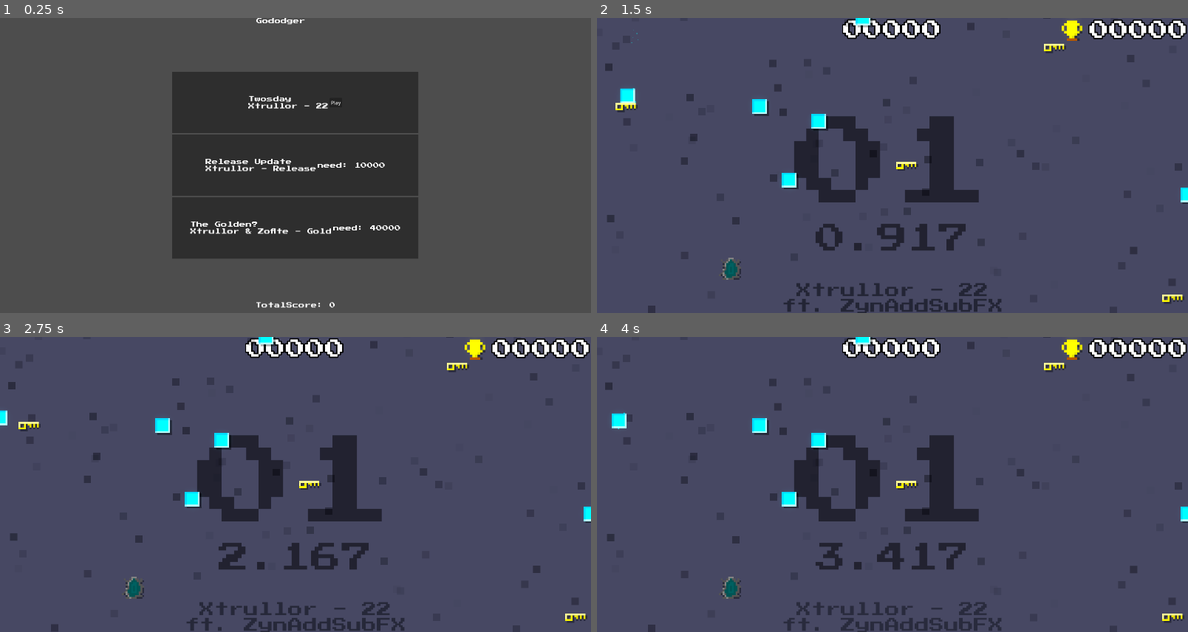
Above: before the commit, frames 1-4 (two rows, left to right).
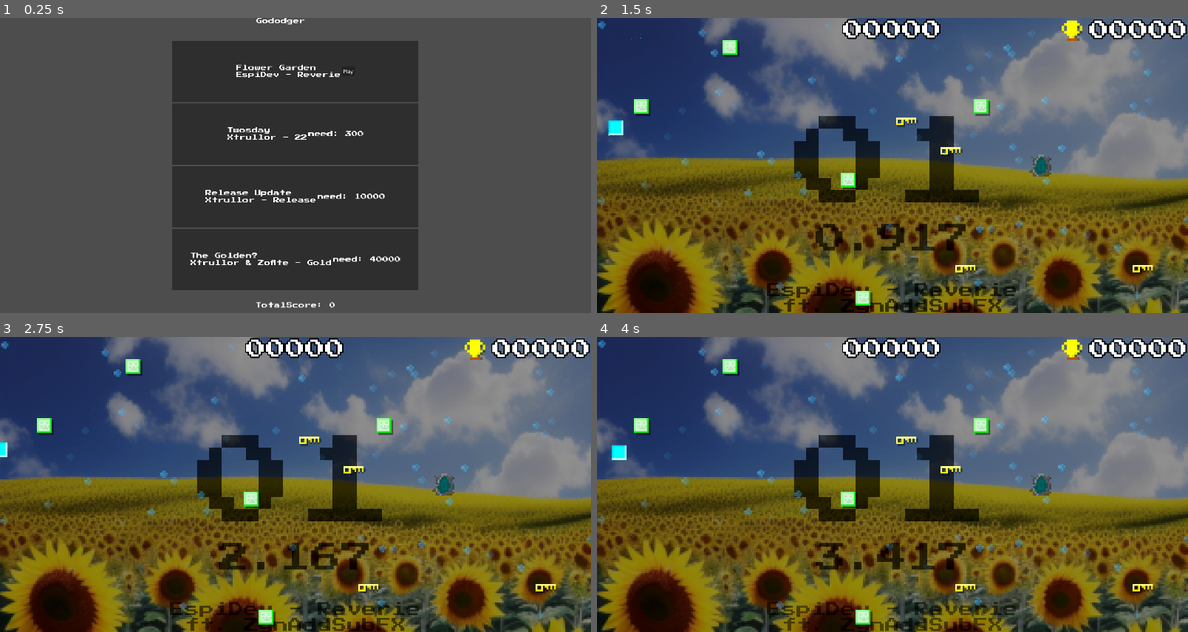
Above: after the commit, the same moments.

Repository: veprogames/gododger
Game: Godot game, scene res://mainmenu/main_menu.tscn
Two runs of this game, one before a commit and one after it. Both use one fixed random seed, a clock stepped at 60 frames per second and the inputs below.
Inputs (mouse positions are in pixels of both pictures, inside the frame that each line leads up to):
- Up to frame 1 (0.25 s): no input
- Up to frame 2 (1.5 s): click "Play" at 0.5 s; move the mouse to (922, 165) at 1.27 s
- Up to frame 3 (2.75 s): move the mouse to (265, 484) at 2.02 s
- Up to frame 4 (4 s): move the mouse to (904, 478) at 2.77 s; move the mouse to (886, 490) at 3.52 s

The runs differ from the first frame. In frame 1, 11% of the frame differs, in the area x 29-71%, y 0-99%; in frame 2, 87%, in the area x 0-100%, y 0-100%; in frame 3, 87%; in frame 4, 87%.

Commit message:
design first 2 levels (reverie, 22)

Diff:
--- a/level/level.gd
+++ b/level/level.gd
@@ -42,7 +42,7 @@
 func get_score() -> int:
 	var time_per_level := elapsed / (level + 1)
 	var difficulty_modifier := difficulty_multiplier ** 1.5
-	return int(10 * level ** 1.2 / time_per_level * score_multiplier * difficulty_modifier)
+	return int(10 * level ** 1.15 / time_per_level * score_multiplier * difficulty_modifier)
 
 func _on_player_finished() -> void:
 	level += 1
--- a/level/level.tscn
+++ b/level/level.tscn
@@ -27,8 +27,6 @@
 initial_velocity_max = 20.0
 orbit_velocity_min = 0.0
 orbit_velocity_max = 0.0
-scale_min = 4.0
-scale_max = 4.0
 color = Color(0, 0, 0, 0.392157)
 color_ramp = SubResource("GradientTexture1D_338jt")
 
@@ -73,12 +71,19 @@
 layer = -10
 
 [node name="ColorRect" type="ColorRect" parent="CanvasLayer"]
+visible = false
 anchors_preset = 15
 anchor_right = 1.0
 anchor_bottom = 1.0
 grow_horizontal = 2
 grow_vertical = 2
 color = Color(0.2, 0.203922, 0.286275, 1)
+metadata/_edit_lock_ = true
+
+[node name="TextureRect" type="TextureRect" parent="CanvasLayer"]
+offset_right = 40.0
+offset_bottom = 40.0
+scale = Vector2(6, 6)
 metadata/_edit_lock_ = true
 
 [node name="Objects" type="Node2D" parent="."]
--- /dev/null
+++ b/level/levels/espireverie.tres
@@ -0,0 +1,11 @@
+[gd_resource type="Resource" script_class="LevelData" load_steps=2 format=3 uid="uid://bbgwqe18xgjta"]
+
+[ext_resource type="Script" path="res://level/level_data.gd" id="1_agiwn"]
+
+[resource]
+script = ExtResource("1_agiwn")
+requirement = 0
+id = "espireverie"
+title = "Flower Garden"
+song = "EspiDev - Reverie"
+scene_path = "res://level/levels/level_espi_reverie.tscn"
--- /dev/null
+++ b/level/levels/level_espi_reverie.tscn
@@ -0,0 +1,52 @@
+[gd_scene load_steps=12 format=3 uid="uid://bxjjvvec3c20f"]
+
+[ext_resource type="PackedScene" uid="uid://b2nlenin7f3m" path="res://level/level.tscn" id="1_y81cq"]
+[ext_resource type="Resource" uid="uid://bbgwqe18xgjta" path="res://level/levels/espireverie.tres" id="2_rh7pw"]
+[ext_resource type="PackedScene" uid="uid://6ofo34fitnot" path="res://behavior/move/periodic_move_behavior.tscn" id="3_2hnai"]
+[ext_resource type="Texture2D" uid="uid://dloqf4b4fm0pr" path="res://level/particles/raindrop.png" id="3_i7r8p"]
+[ext_resource type="Texture2D" uid="uid://5j6ju7p3mwng" path="res://enemy/green.png" id="3_qo460"]
+[ext_resource type="Texture2D" uid="uid://dnbgm0us2nyti" path="res://level/levels/espireverie.png" id="3_uki7y"]
+[ext_resource type="AudioStream" uid="uid://chu7yjc5uesww" path="res://music/espidev_reverie.ogg" id="4_hwney"]
+[ext_resource type="PackedScene" uid="uid://bopfny4t8y4h4" path="res://behavior/shoot/periodic_shoot_behavior.tscn" id="4_vg5jn"]
+
+[sub_resource type="Gradient" id="Gradient_hlobh"]
+offsets = PackedFloat32Array(0.0222222, 0.281481, 1)
+colors = PackedColorArray(1, 1, 1, 0, 1, 1, 1, 1, 1, 1, 1, 0)
+
+[sub_resource type="GradientTexture1D" id="GradientTexture1D_338jt"]
+gradient = SubResource("Gradient_hlobh")
+
+[sub_resource type="ParticleProcessMaterial" id="ParticleProcessMaterial_qcnyp"]
+emission_shape = 3
+emission_box_extents = Vector3(300, 200, 1)
+particle_flag_disable_z = true
+direction = Vector3(0, 1, 0)
+spread = 0.0
+gravity = Vector3(0, 0, 0)
+initial_velocity_min = 20.0
+initial_velocity_max = 40.0
+orbit_velocity_min = 0.0
+orbit_velocity_max = 0.0
+color = Color(1, 1, 1, 0.392157)
+color_ramp = SubResource("GradientTexture1D_338jt")
+hue_variation_min = 1.0
+hue_variation_max = 1.0
+
+[node name="LevelEspiReverie" instance=ExtResource("1_y81cq")]
+difficulty_multiplier = 0.5
+level_data = ExtResource("2_rh7pw")
+
+[node name="BGParticles" parent="Camera2D" index="0"]
+process_material = SubResource("ParticleProcessMaterial_qcnyp")
+texture = ExtResource("3_i7r8p")
+
+[node name="EnemySpawner" parent="." index="2"]
+enemy_sprite = ExtResource("3_qo460")
+move_behaviors = Array[PackedScene]([ExtResource("3_2hnai")])
+shoot_behaviors = Array[PackedScene]([ExtResource("4_vg5jn")])
+
+[node name="TextureRect" parent="CanvasLayer" index="1"]
+texture = ExtResource("3_uki7y")
+
+[node name="MusicPlayer" parent="." index="7"]
+stream = ExtResource("4_hwney")
--- a/level/levels/level_xtrullor_22.tscn
+++ b/level/levels/level_xtrullor_22.tscn
@@ -1,16 +1,46 @@
-[gd_scene load_steps=6 format=3 uid="uid://dg8t2aajmoqdv"]
+[gd_scene load_steps=10 format=3 uid="uid://dg8t2aajmoqdv"]
 
 [ext_resource type="PackedScene" uid="uid://b2nlenin7f3m" path="res://level/level.tscn" id="1_pdwaf"]
 [ext_resource type="Resource" uid="uid://csemitroqxfkg" path="res://level/levels/xtrullor22.tres" id="2_w77iy"]
+[ext_resource type="Texture2D" uid="uid://drufhuxdr1bij" path="res://enemy/enemy.png" id="3_ctc6u"]
 [ext_resource type="PackedScene" uid="uid://6ofo34fitnot" path="res://behavior/move/periodic_move_behavior.tscn" id="3_qavw6"]
-[ext_resource type="Texture2D" uid="uid://dphmtnwibd6lu" path="res://player/player.png" id="3_wg43t"]
 [ext_resource type="PackedScene" uid="uid://bopfny4t8y4h4" path="res://behavior/shoot/periodic_shoot_behavior.tscn" id="4_5kt35"]
+[ext_resource type="Texture2D" uid="uid://cweyyfl3mvvtb" path="res://level/levels/22.png" id="6_o7g04"]
+
+[sub_resource type="Gradient" id="Gradient_hlobh"]
+offsets = PackedFloat32Array(0.0222222, 0.281481, 1)
+colors = PackedColorArray(1, 1, 1, 0, 1, 1, 1, 1, 1, 1, 1, 0)
+
+[sub_resource type="GradientTexture1D" id="GradientTexture1D_338jt"]
+gradient = SubResource("Gradient_hlobh")
+
+[sub_resource type="ParticleProcessMaterial" id="ParticleProcessMaterial_75kjf"]
+emission_shape = 3
+emission_box_extents = Vector3(300, 200, 1)
+particle_flag_disable_z = true
+direction = Vector3(0, -1, 0)
+spread = 0.0
+gravity = Vector3(0, 0, 0)
+initial_velocity_min = 10.0
+initial_velocity_max = 20.0
+orbit_velocity_min = 0.0
+orbit_velocity_max = 0.0
+scale_min = 4.0
+scale_max = 4.0
+color = Color(0, 0, 0, 0.392157)
+color_ramp = SubResource("GradientTexture1D_338jt")
 
 [node name="LevelXtrullor22" instance=ExtResource("1_pdwaf")]
-difficulty_multiplier = 0.5
+difficulty_multiplier = 0.8
 level_data = ExtResource("2_w77iy")
 
+[node name="BGParticles" parent="Camera2D" index="0"]
+process_material = SubResource("ParticleProcessMaterial_75kjf")
+
 [node name="EnemySpawner" parent="." index="2"]
-enemy_sprite = ExtResource("3_wg43t")
+enemy_sprite = ExtResource("3_ctc6u")
 move_behaviors = Array[PackedScene]([ExtResource("3_qavw6")])
 shoot_behaviors = Array[PackedScene]([ExtResource("4_5kt35")])
+
+[node name="TextureRect" parent="CanvasLayer" index="1"]
+texture = ExtResource("6_o7g04")
--- a/level/levels/xtrullor22.tres
+++ b/level/levels/xtrullor22.tres
@@ -4,7 +4,7 @@
 
 [resource]
 script = ExtResource("1_ngyne")
-requirement = 0
+requirement = 300
 id = "xtrullor22"
 title = "Twosday"
 song = "Xtrullor - 22"
--- a/mainmenu/main_menu.tscn
+++ b/mainmenu/main_menu.tscn
@@ -1,9 +1,10 @@
-[gd_scene load_steps=6 format=3 uid="uid://bocgebmg4lvr2"]
+[gd_scene load_steps=7 format=3 uid="uid://bocgebmg4lvr2"]
 
 [ext_resource type="Script" path="res://mainmenu/main_menu.gd" id="1_lum3s"]
 [ext_resource type="PackedScene" uid="uid://0fqtkl81e2hk" path="res://ui/ui_level.tscn" id="1_ocp4w"]
 [ext_resource type="Resource" uid="uid://csemitroqxfkg" path="res://level/levels/xtrullor22.tres" id="2_i2o40"]
 [ext_resource type="Resource" uid="uid://clgq7odsqhqcn" path="res://level/levels/xtrullor_release.tres" id="3_hkq5w"]
+[ext_resource type="Resource" uid="uid://bbgwqe18xgjta" path="res://level/levels/espireverie.tres" id="3_psaed"]
 [ext_resource type="Resource" uid="uid://b6877rj2o5ns7" path="res://level/levels/xtrullor_gold.tres" id="5_h2kj8"]
 
 [node name="MainMenu" type="Node2D"]
@@ -47,6 +48,10 @@
 grow_horizontal = 2
 grow_vertical = 2
 
+[node name="UILevel4" parent="CanvasLayer/VBoxContainer" instance=ExtResource("1_ocp4w")]
+layout_mode = 2
+data = ExtResource("3_psaed")
+
 [node name="UILevel" parent="CanvasLayer/VBoxContainer" instance=ExtResource("1_ocp4w")]
 layout_mode = 2
 data = ExtResource("2_i2o40")
--- a/project.godot
+++ b/project.godot
@@ -43,4 +43,5 @@
 
 [rendering]
 
+textures/canvas_textures/default_texture_filter=0
 renderer/rendering_method="mobile"
--- a/ui_bg_theme.tres
+++ b/ui_bg_theme.tres
@@ -3,6 +3,6 @@
 [ext_resource type="FontFile" uid="uid://dkv7uv7vt3qfp" path="res://fonts/PressStart2P-Regular.ttf" id="1_tg1ey"]
 
 [resource]
-Label/colors/font_color = Color(0, 0, 0, 0.509804)
+Label/colors/font_color = Color(0, 0, 0, 0.686275)
 Label/font_sizes/font_size = 100
 Label/fonts/font = ExtResource("1_tg1ey")
Binary file added: enemy/green.png
Not shown, added: enemy/green.png.import
Binary file added: level/levels/22.png
Not shown, added: level/levels/22.png.import
Binary file added: level/levels/espireverie.png
Not shown, added: level/levels/espireverie.png.import
Binary file added: level/particles/raindrop.png
Not shown, added: level/particles/raindrop.png.import
Not shown, added: music/espidev_reverie.ogg.import
Not shown, added: music/espidev_reverie.ogg
